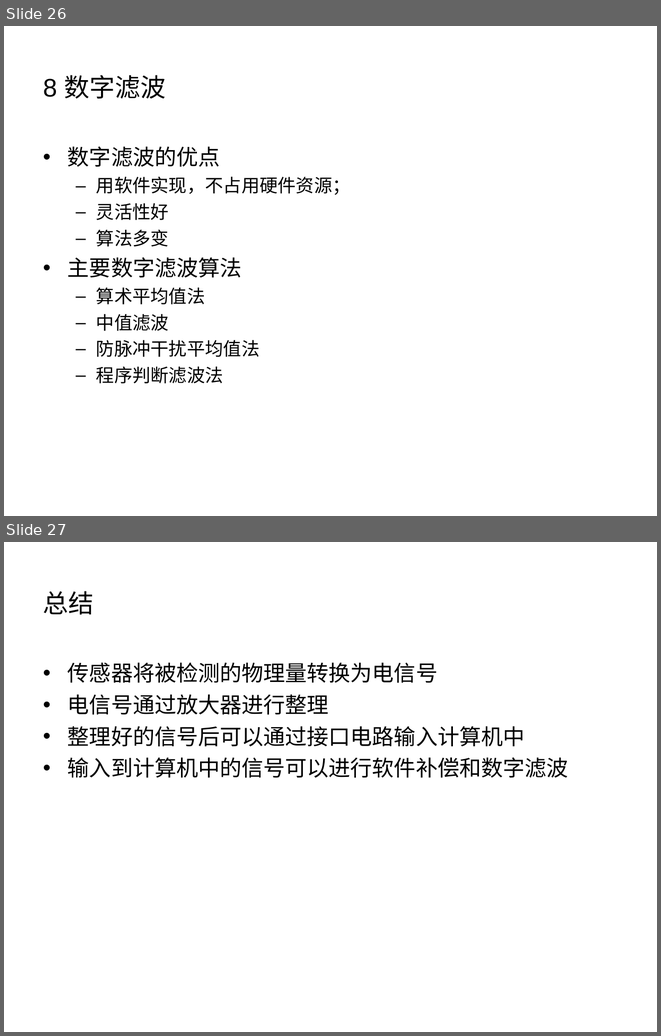
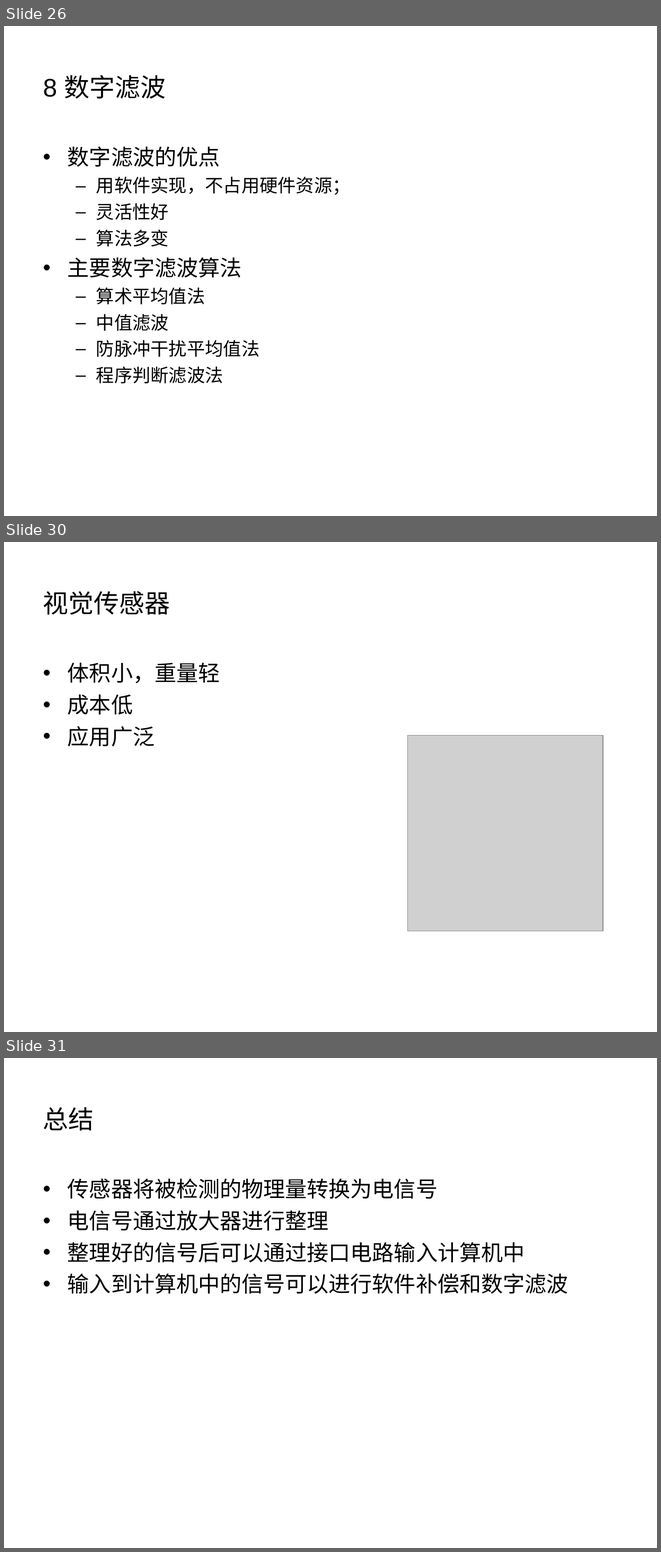
Before and after one commit to origin2007/mechatronic_system_design, a slide deck: 3-传感器.ppt. Shown one above the other, each under a label of ours: slides 26 and 27 before the commit, slides 26, 30 and 31 after it; the slides between them are not shown. The pictures are 661x1036 and 661x1552 pixels, drawn with LibreOffice and Linux fonts; fonts in the diff are those of the drawing; grey boxes stand for pictures; background and template pictures are left out. Boxes give left, top, right and bottom in pixels: in the first picture for what was removed or moved away, otherwise in the second. Text is boxed around its words. In the diff, an @@ line names an element or a change of style, - is before the commit and + after.

```diff
--- a/3-传感器.ppt
+++ b/3-传感器.ppt
@@ slide 30 added at <box>4,542,657,1032</box>, background picture (left out) @@
@@ title added at <box>43,591,170,615</box>, 28 pt, text #000000 @@
+视觉传感器
@@ text added at <box>68,662,220,747</box>, 24 pt, text #000000 @@
+• 体积小，重量轻
+• 成本低
+• 应用广泛
@@ picture added at <box>407,735,603,930</box> @@
@@ what was slide 27 is now slide 31 @@
```
Also in this commit, not shown: 1 slide changed, 3 other slides added, 7 other files.
